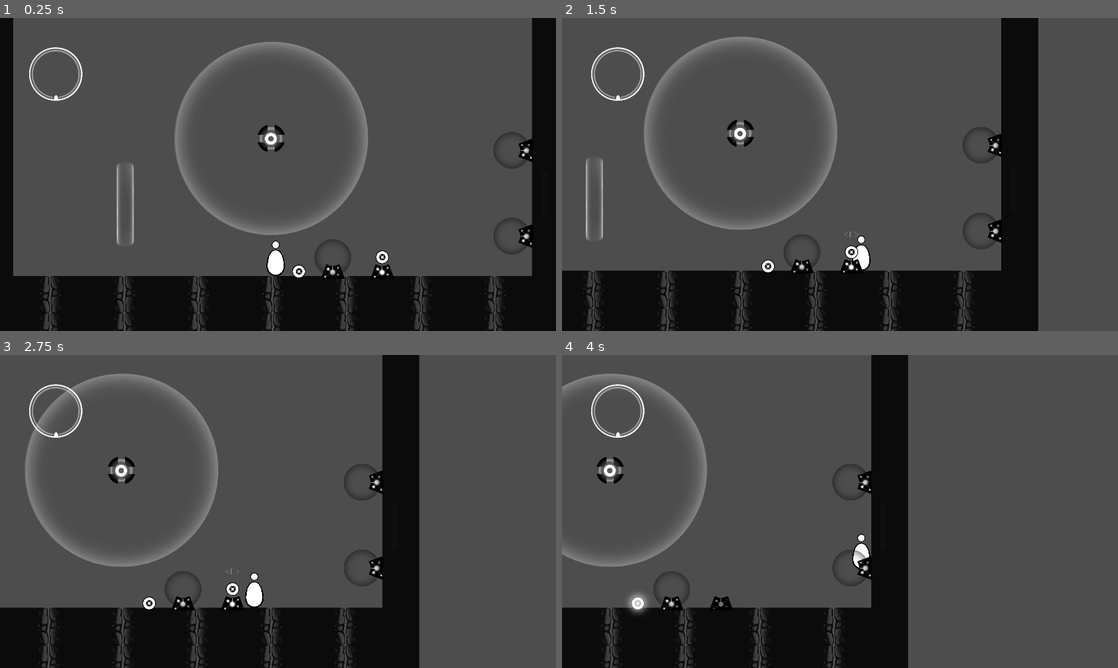
Above: before the commit, frames 1-4 (two rows, left to right).
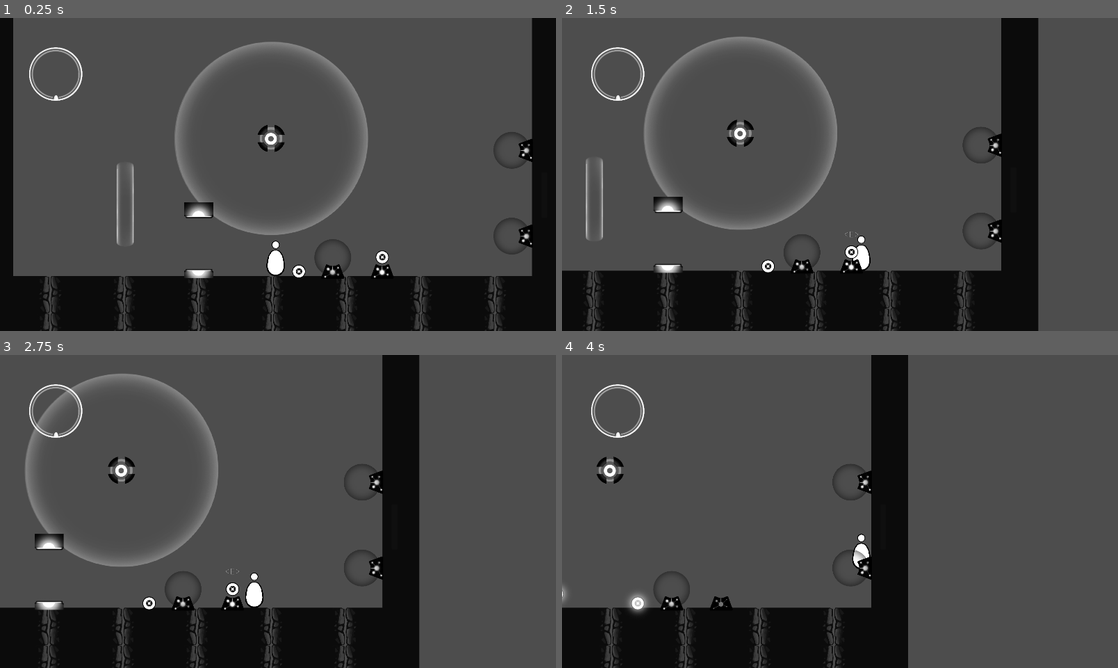
Above: after the commit, the same moments.

Repository: Lukko-Digital/upwell
Game: Godot game, scene res://src/levels/sandbox.tscn
Two runs of this game, one before a commit and one after it. Both use one fixed random seed, a clock stepped at 60 frames per second and the inputs below.
Inputs (mouse positions are in pixels of both pictures, inside the frame that each line leads up to):
- Up to frame 1 (0.25 s): no input
- Up to frame 2 (1.5 s): move the mouse to (962, 158) at 0.52 s; hold E (interact) 0.53-1.28 s; hold D (right) from 0.53 s (still down); click (962, 158) at 0.67 s; tap Space (jump) at 0.77 s; move the mouse to (728, 190) at 1.27 s; tap Shift (orbit) at 1.35 s
- Up to frame 3 (2.75 s): tap Space (jump) at 1.52 s; move the mouse to (333, 442) at 2.02 s; release D (right) at 2.03 s; press the mouse at (333, 442) at 2.03 s; hold A (left) from 2.03 s (still down)
- Up to frame 4 (4 s): move the mouse to (812, 574) at 2.77 s; release A (left) at 2.78 s; release the mouse at (812, 574) at 2.78 s; hold D (right) from 2.78 s (still down); tap E (interact) at 2.85 s; click (812, 574) at 2.92 s; tap Space (jump) at 3.02, 3.77 s; move the mouse to (1006, 558) at 3.52 s; hold Shift (orbit) from 3.53 s (still down)

The runs differ from the first frame. In frame 1, 0.4% of the frame differs, in the area x 33-39%, y 58-84%; in frame 2, 0.4%; in frame 3, 0.4%; in frame 4, 1.7%, in the area x 0-27%, y 6-80%.

Commit message:
powered object base class and door

Diff:
--- /dev/null
+++ b/src/abstract_base_classes/powered_object.gd
@@ -0,0 +1,32 @@
+extends Node2D
+class_name PoweredObjected
+
+@export var power_holder: ClickerHolder
+## Default `false`. This object is powered when the holder has a clicker.
+## If `true`, this object will be powered when the holder doesn't have a clicker.
+@export var negative_relationship: bool = false
+
+func _ready() -> void:
+    power_holder.clicker_state_changed.connect(_holder_state_changed)
+    ## Call function explicitly because the initial state change signal isn't
+    ## necessarily received
+    _holder_state_changed(power_holder, power_holder.has_clicker())
+
+func power_on():
+    pass
+
+func power_off():
+    pass
+
+func _holder_state_changed(_holder: ClickerHolder, has_clicker: bool):
+    ## Truth table
+    ## has_clicker | negative_relationship | power
+    ## -------------------------------------------
+    ## true        | true                  | false
+    ## true        | false                 | true
+    ## false       | true                  | true
+    ## false       | false                 | false
+    if has_clicker != negative_relationship:
+        power_on()
+    else:
+        power_off()
--- a/src/level_elements/powered_objects/door.tscn
+++ b/src/level_elements/powered_objects/door.tscn
@@ -1,5 +1,6 @@
-[gd_scene load_steps=7 format=3 uid="uid://bifs4cy21hluc"]
+[gd_scene load_steps=8 format=3 uid="uid://bifs4cy21hluc"]
 
+[ext_resource type="Script" path="res://src/powered_objects/door.gd" id="1_0nxxg"]
 [ext_resource type="Texture2D" uid="uid://sk76how7sexv" path="res://assets/mvp3_assets/door-sheet.png" id="1_3japl"]
 
 [sub_resource type="RectangleShape2D" id="RectangleShape2D_japgw"]
@@ -92,7 +93,9 @@
 "open": SubResource("Animation_73gdw")
 }
 
-[node name="Door" type="Node2D"]
+[node name="Door" type="Node2D" node_paths=PackedStringArray("animation_player")]
+script = ExtResource("1_0nxxg")
+animation_player = NodePath("AnimationPlayer")
 
 [node name="Sprite2D" type="Sprite2D" parent="."]
 texture = ExtResource("1_3japl")
--- a/src/levels/sandbox.tscn
+++ b/src/levels/sandbox.tscn
@@ -9,6 +9,7 @@
 [ext_resource type="PackedScene" uid="uid://hxthntbfyogp" path="res://src/level_elements/holder/timed_multi_receiver_bar.tscn" id="7_spfoi"]
 [ext_resource type="PackedScene" uid="uid://chbldv4vsxwky" path="res://src/level_elements/powered_objects/clicker_blocker.tscn" id="8_a7kg3"]
 [ext_resource type="PackedScene" uid="uid://rc5k8wvetpt6" path="res://src/clicker/clicker.tscn" id="9_0e2kt"]
+[ext_resource type="PackedScene" uid="uid://bifs4cy21hluc" path="res://src/level_elements/powered_objects/door.tscn" id="10_0bgab"]
 
 [sub_resource type="RectangleShape2D" id="RectangleShape2D_82j2m"]
 size = Vector2(3628, 20)
@@ -101,3 +102,8 @@
 [node name="ClickerHolder2" parent="." instance=ExtResource("5_iwbtf")]
 position = Vector2(757, -28)
 is_catcher = false
+
+[node name="Door" parent="." node_paths=PackedStringArray("power_holder") instance=ExtResource("10_0bgab")]
+position = Vector2(-510, -248)
+power_holder = NodePath("../ClickerHolder")
+negative_relationship = true
--- /dev/null
+++ b/src/powered_objects/door.gd
@@ -0,0 +1,10 @@
+extends PoweredObjected
+class_name Door
+
+@export var animation_player: AnimationPlayer
+
+func power_on():
+    animation_player.play("open")
+
+func power_off():
+    animation_player.play("closed")
Not shown: 1 places in src/levels/sandbox.tscn that only renumber resources
